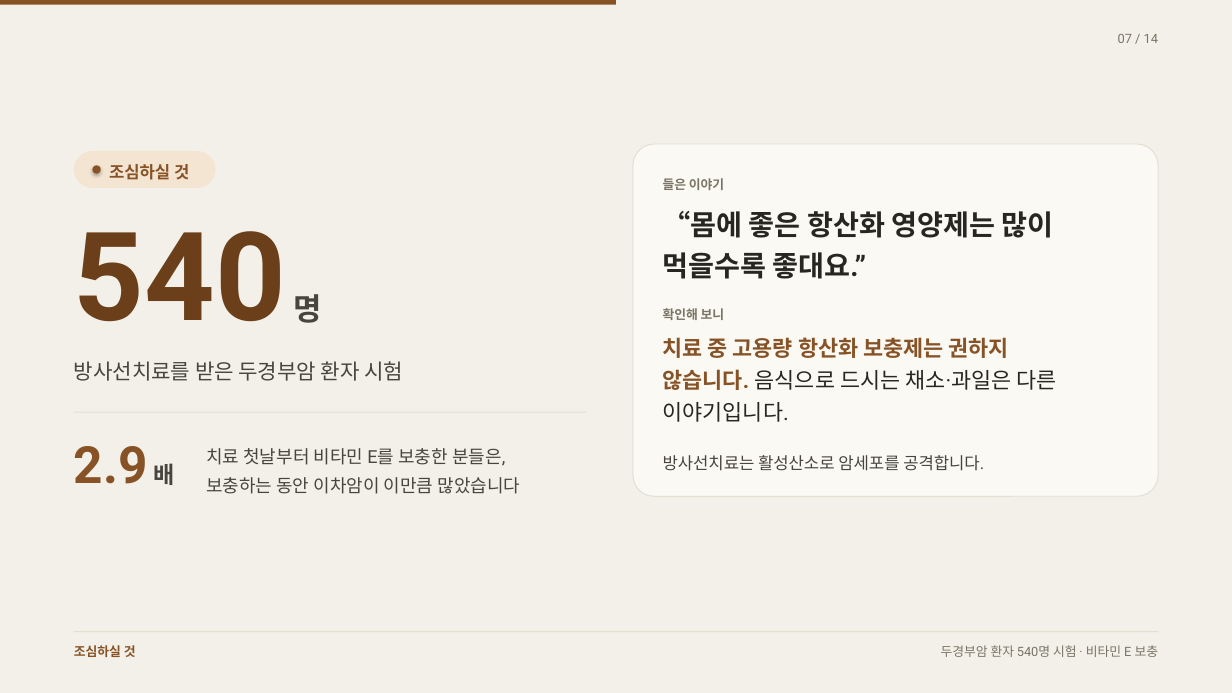
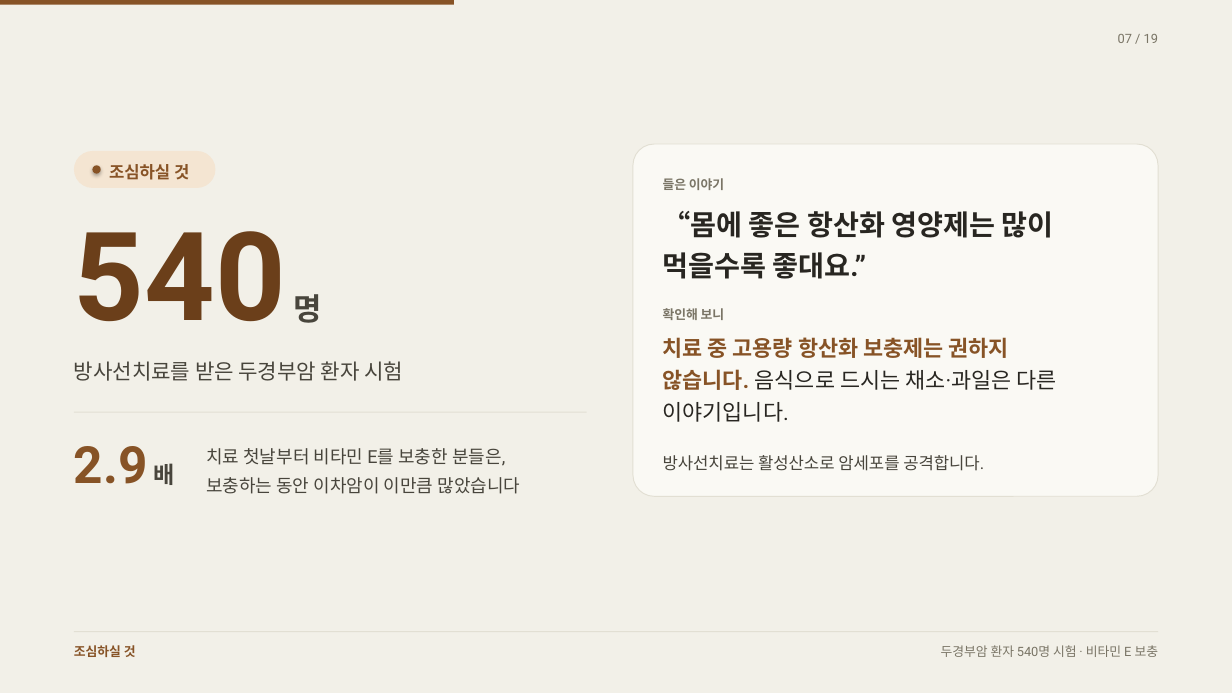
Before and after one commit to rohkwangwon-lang/harucharim-app, a slide deck: slide 7 of docs/홍보/하루차림-환자-발표.pptx. Drawn at 1232x693 pixels with LibreOffice and Linux fonts; fonts in the diff are those of the drawing. Boxes give left, top, right and bottom in pixels: in the first picture for what was removed or moved away, otherwise in the second. Text is boxed around its words. In the diff, an @@ line names an element or a change of style, - is before the commit and + after.

```diff
--- a/docs/홍보/하루차림-환자-발표.pptx
+++ b/docs/홍보/하루차림-환자-발표.pptx
@@ rectangle: place and size @@
-rectangle at (0, 0, 616, 5)
+rectangle at (0, 0, 454, 5)
@@ text at (1118, 34, 1158, 43): text changed @@
-07 / 14
+07 / 19
```
Also in this commit, not shown: 13 other slides changed, 5 slides added, 7 other files.
